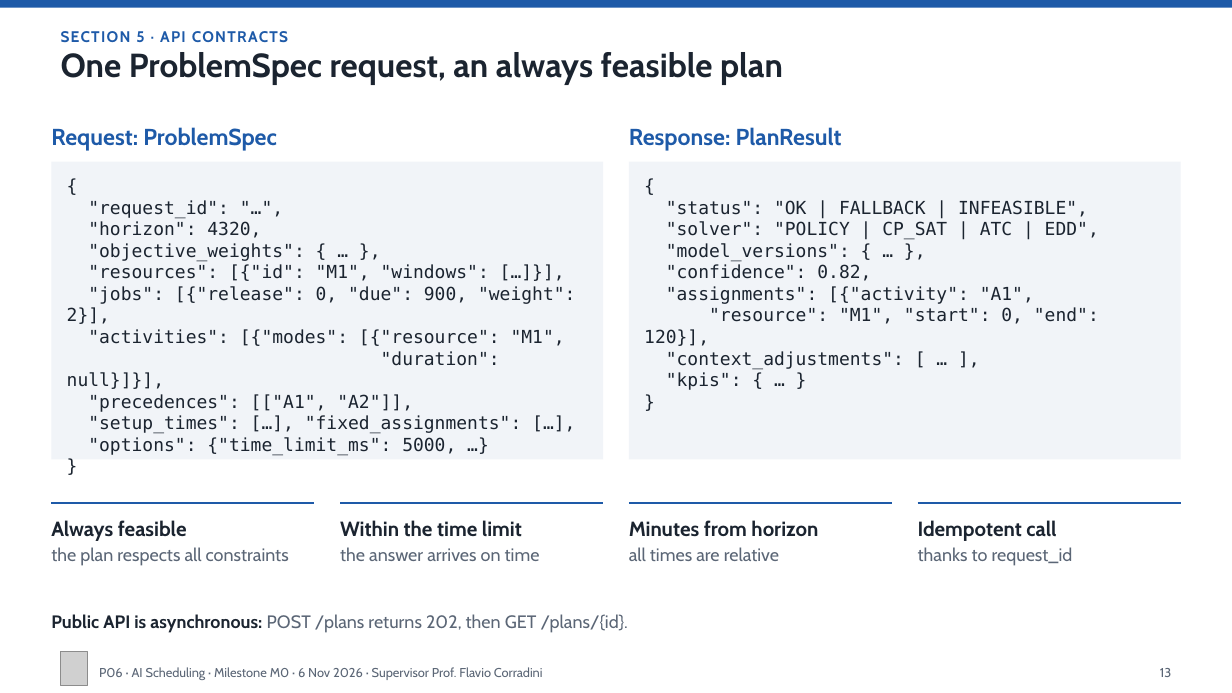
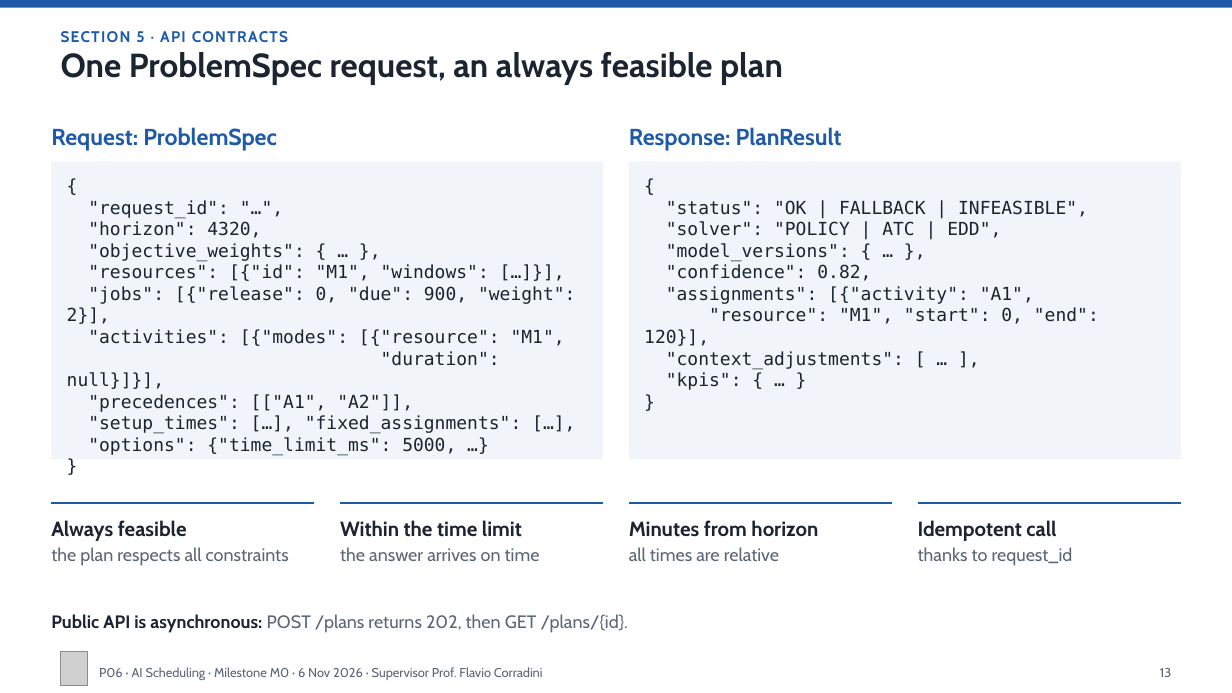
Before and after one commit to Pieruc/Scheduling, a slide deck: slide 13 of Presentazione/P06-6Nov-v1.pptx. Drawn at 1232x693 pixels with LibreOffice and Linux fonts; fonts in the diff are those of the drawing; grey boxes stand for pictures. Boxes give left, top, right and bottom in pixels: in the first picture for what was removed or moved away, otherwise in the second. Text is boxed around its words. In the diff, an @@ line names an element or a change of style, - is before the commit and + after.

```diff
--- a/Presentazione/P06-6Nov-v1.pptx
+++ b/Presentazione/P06-6Nov-v1.pptx
@@ text in rectangle at (666, 221, 1001, 238): text changed @@
-"solver": "POLICY | CP_SAT | ATC | EDD",
+"solver": "POLICY | ATC | EDD",
```
Also in this commit, not shown: 8 other slides changed, 1 slide added, 1 other file.
